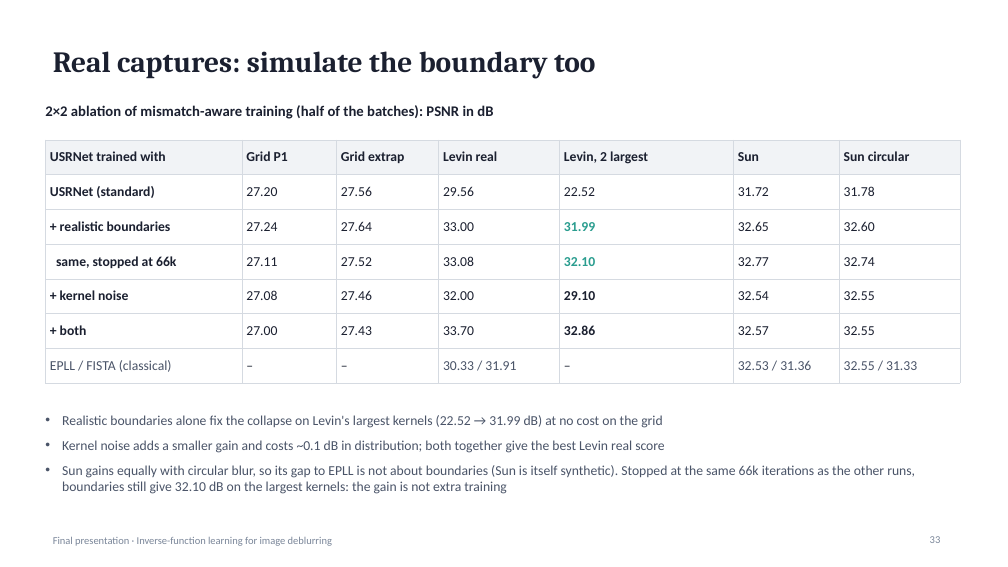
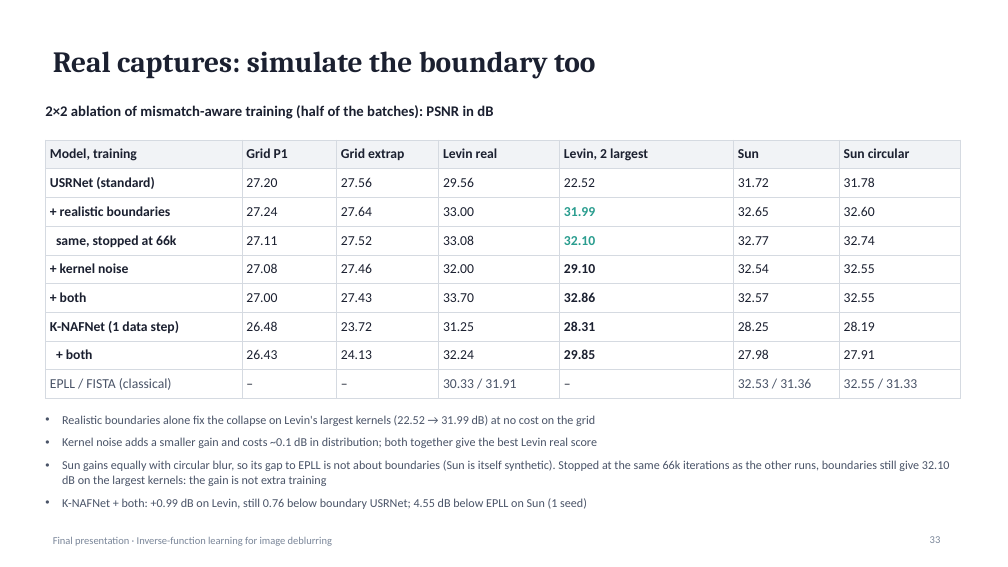
Before and after one commit to suryamanoj4/Inverse-Deblur, a slide deck: slide 33 of report/final_presentation.pptx. Drawn at 1008x567 pixels with LibreOffice and Linux fonts; fonts in the diff are those of the drawing. Boxes give left, top, right and bottom in pixels: in the first picture for what was removed or moved away, otherwise in the second. Text is boxed around its words. In the diff, an @@ line names an element or a change of style, - is before the commit and + after.

```diff
--- a/report/final_presentation.pptx
+++ b/report/final_presentation.pptx
@@ table at bbox=[45, 140, 960, 394] @@
-row 1, column 1: USRNet trained with
+row 1, column 1: Model, training
+row 7: K-NAFNet (1 data step) | 26.48 | 23.72 | 31.25 | 28.31 | 28.25 | 28.19
+row 8: + both | 26.43 | 24.13 | 32.24 | 29.85 | 27.98 | 27.91
@@ text at bbox=[62, 415, 950, 486]: size 13 to 11.5 pt in "Realistic boundaries alone fix the collapse on ...", "Kernel noise adds a smaller gain and ...", "Sun gains equally with circular blur, so ..." @@
@@ text at bbox=[62, 498, 587, 509]: paragraph added @@
+• K-NAFNet + both: +0.99 dB on Levin, still 0.76 below boundary USRNet; 4.55 dB below EPLL on Sun (1 seed)
```
Also in this commit, not shown: 6 other slides changed, 3 other files.
